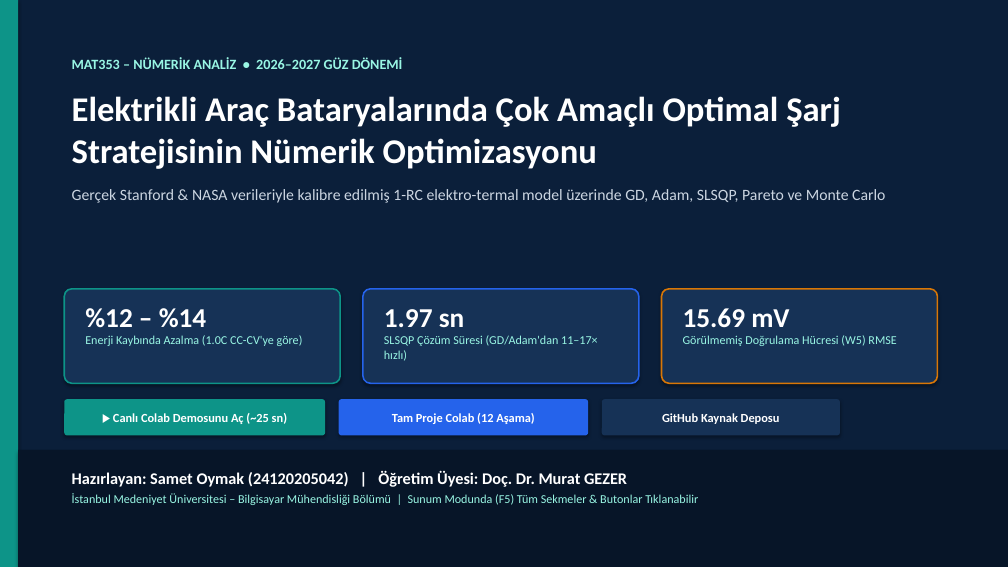
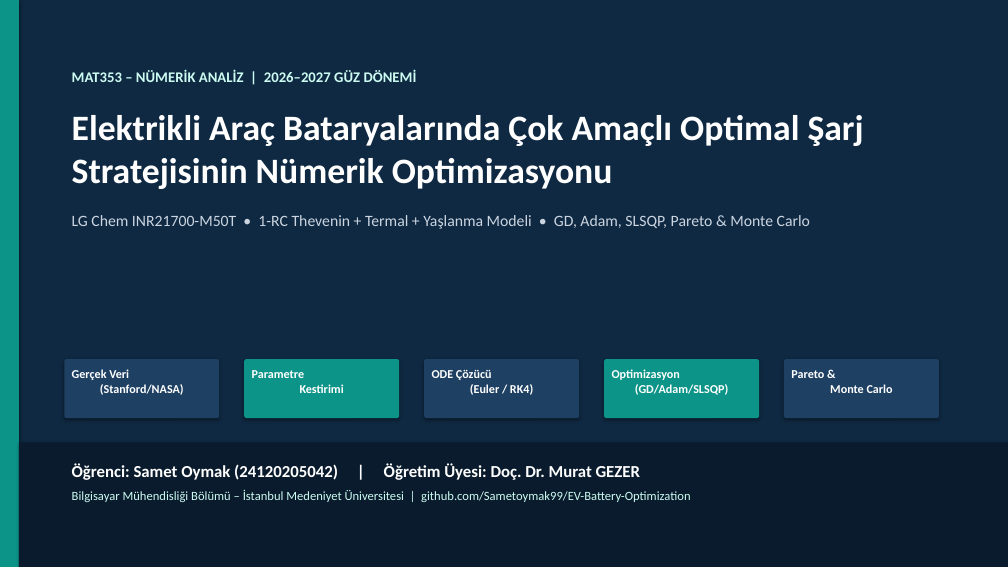
Before and after one commit to Sametoymak99/EV-Battery-Optimization, a slide deck: slide 1 of presentation/slides/MAT353_Sunum_Samet_Oymak.pptx. Drawn at 1008x567 pixels with LibreOffice and Linux fonts; fonts in the diff are those of the drawing. Boxes give left, top, right and bottom in pixels: in the first picture for what was removed or moved away, otherwise in the second. Text is boxed around its words. In the diff, an @@ line names an element or a change of style, - is before the commit and + after.

```diff
--- a/presentation/slides/MAT353_Sunum_Samet_Oymak.pptx
+++ b/presentation/slides/MAT353_Sunum_Samet_Oymak.pptx
@@ background #0B1F3A to #0F2942 @@
@@ text "MAT353 – NÜMERİK ANALİZ | ..." moved from (x1=72, y1=57, x2=885, y2=203) to (x1=72, y1=70, x2=864, y2=229) @@
@@ text at (x1=72, y1=70, x2=417, y2=82): text changed; size 13.5 to 14 pt; text colour #99F6E4 to #CCFBF1 @@
-MAT353 – NÜMERİK ANALİZ • 2026–2027 GÜZ DÖNEMİ
+MAT353 – NÜMERİK ANALİZ | 2026–2027 GÜZ DÖNEMİ
@@ text at (x1=72, y1=115, x2=864, y2=189): size 33 to 34 pt in "Elektrikli Araç Bataryalarında Çok Amaçlı Optimal Şarj ..."; more space between paragraphs @@
@@ text at (x1=72, y1=215, x2=810, y2=229): text changed @@
-Gerçek Stanford & NASA verileriyle kalibre edilmiş 1-RC elektro-termal model üzerinde GD, Adam, SLSQP, Pareto ve Monte Carlo
+LG Chem INR21700-M50T • 1-RC Thevenin + Termal + Yaşlanma Modeli • GD, Adam, SLSQP, Pareto & Monte Carlo
@@ text removed at (x1=384, y1=309, x2=598, y2=361) @@
-1.97 sn
-SLSQP Çözüm Süresi (GD/Adam'dan 11–17× hızlı)
@@ text removed at (x1=683, y1=308, x2=896, y2=346) @@
-15.69 mV
-Görülmemiş Doğrulama Hücresi (W5) RMSE
@@ rounded rectangle resized from (x1=64, y1=289, x2=340, y2=383) to (x1=64, y1=359, x2=219, y2=418) @@
@@ rounded rectangle at (x1=64, y1=359, x2=219, y2=418): fill #163256 to #1E4062; outline #0D9488 1.5 pt to none; proportions changed @@
@@ rounded rectangle resized from (x1=363, y1=289, x2=639, y2=383) to (x1=244, y1=359, x2=399, y2=418) @@
@@ rounded rectangle at (x1=244, y1=359, x2=399, y2=418): fill #163256 to #0D9488; outline #2563EB 1.5 pt to none; proportions changed @@
@@ rounded rectangle resized from (x1=662, y1=289, x2=938, y2=383) to (x1=424, y1=359, x2=579, y2=418) @@
@@ rounded rectangle at (x1=424, y1=359, x2=579, y2=418): fill #163256 to #1E4062; outline #D97706 1.5 pt to none; proportions changed @@
@@ rounded rectangle added at (x1=604, y1=359, x2=759, y2=418), fill #0D9488 @@
@@ rounded rectangle added at (x1=784, y1=359, x2=939, y2=418), fill #1E4062 @@
@@ text at (x1=72, y1=369, x2=184, y2=395): text changed; text colour #99F6E4 to #FFFFFF; bold on @@
-%12 – %14
-Enerji Kaybında Azalma (1.0C CC-CV'ye göre)
+Gerçek Veri
+(Stanford/NASA)
@@ text added at (x1=252, y1=370, x2=344, y2=393), 11.5 pt, text #FFFFFF, bold @@
+Parametre
+Kestirimi
@@ text added at (x1=432, y1=370, x2=533, y2=395), 11.5 pt, text #FFFFFF, bold @@
+ODE Çözücü
+(Euler / RK4)
@@ text added at (x1=612, y1=369, x2=729, y2=395), 11.5 pt, text #FFFFFF, bold @@
+Optimizasyon
+(GD/Adam/SLSQP)
@@ text added at (x1=791, y1=370, x2=893, y2=393), 11.5 pt, text #FFFFFF, bold @@
+Pareto &
+Monte Carlo
@@ rounded rectangle removed at (x1=64, y1=399, x2=325, y2=436) @@
-▶ Canlı Colab Demosunu Aç (~25 sn)
@@ rounded rectangle removed at (x1=339, y1=399, x2=588, y2=436) @@
-Tam Proje Colab (12 Aşama)
@@ rounded rectangle removed at (x1=602, y1=399, x2=840, y2=436) @@
-GitHub Kaynak Deposu
@@ rectangle resized from (x1=18, y1=450, x2=1008, y2=567) to (x1=19, y1=442, x2=1008, y2=567) @@
@@ rectangle at (x1=19, y1=442, x2=1008, y2=567): fill #071528 to #091B2C @@
@@ text at (x1=72, y1=464, x2=690, y2=502): text changed; size 11.5 to 12 pt; text colour #99F6E4 to #CCFBF1 @@
-Hazırlayan: Samet Oymak (24120205042) | Öğretim Üyesi: Doç. Dr. Murat GEZER
-İstanbul Medeniyet Üniversitesi – Bilgisayar Mühendisliği Bölümü | Sunum Modunda (F5) Tüm Sekmeler & Butonlar Tıklanabilir
+Öğrenci: Samet Oymak (24120205042) | Öğretim Üyesi: Doç. Dr. Murat GEZER
+Bilgisayar Mühendisliği Bölümü – İstanbul Medeniyet Üniversitesi | github.com/Sametoymak99/EV-Battery-Optimization
```
Also in this commit, not shown: 7 other slides changed, 2 slides added, 2 slides removed.
